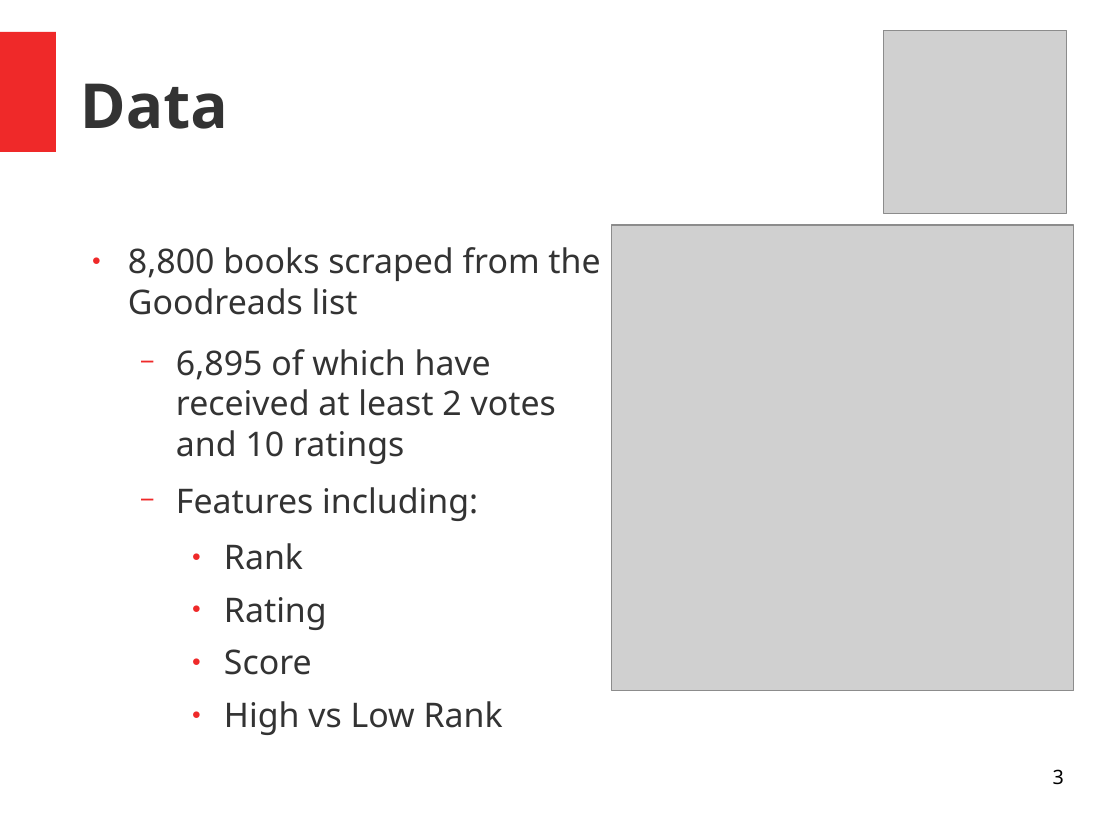
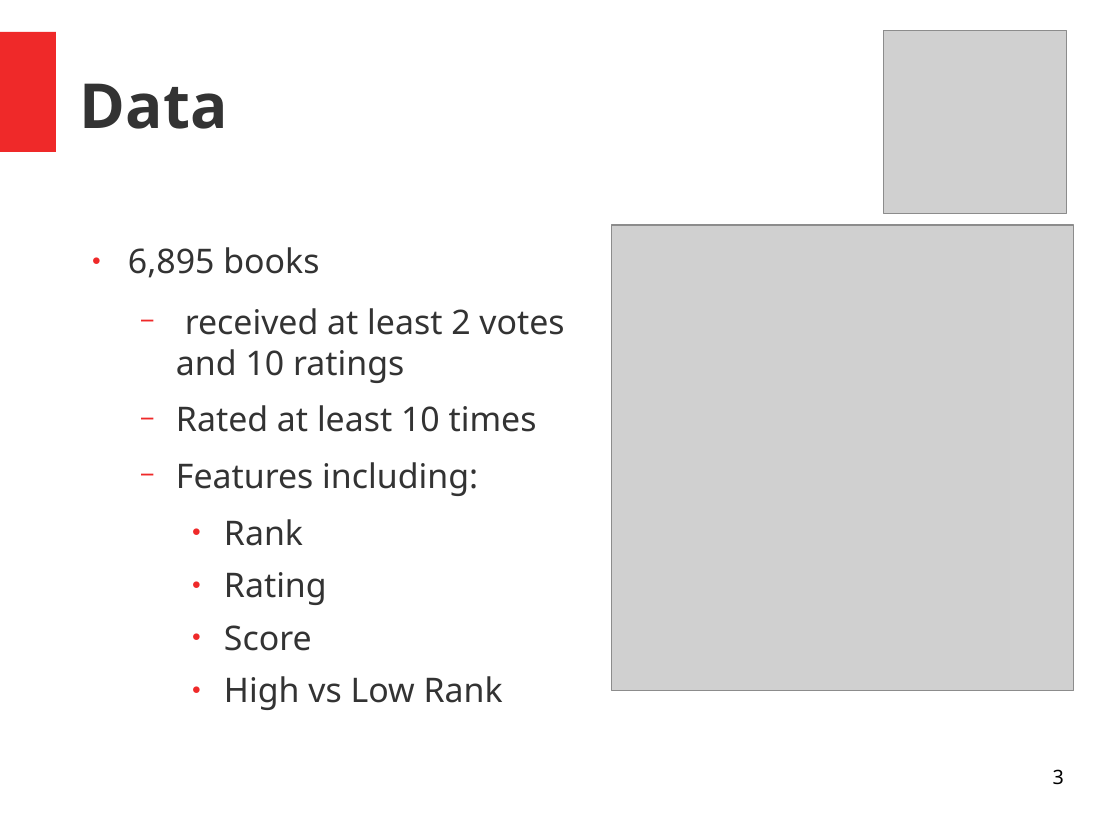
Before and after one commit to Shredder42/must_read_books, a slide deck: slide 3 of presentation.odp. Drawn at 1120x840 pixels with LibreOffice and Linux fonts; fonts in the diff are those of the drawing; grey boxes stand for pictures. Boxes give left, top, right and bottom in pixels: in the first picture for what was removed or moved away, otherwise in the second. Text is boxed around its words. In the diff, an @@ line names an element or a change of style, - is before the commit and + after.

```diff
--- a/presentation.odp
+++ b/presentation.odp
@@ text at box(128, 247, 564, 432): text changed @@
-● 8,800 books scraped from the Goodreads list
-  − 6,895 of which have received at least 2 votes and 10 ratings
+● 6,895 books
+  − received at least 2 votes and 10 ratings
+  − Rated at least 10 times
```
Also in this commit, not shown: 2 other slides changed, 4 other files.
